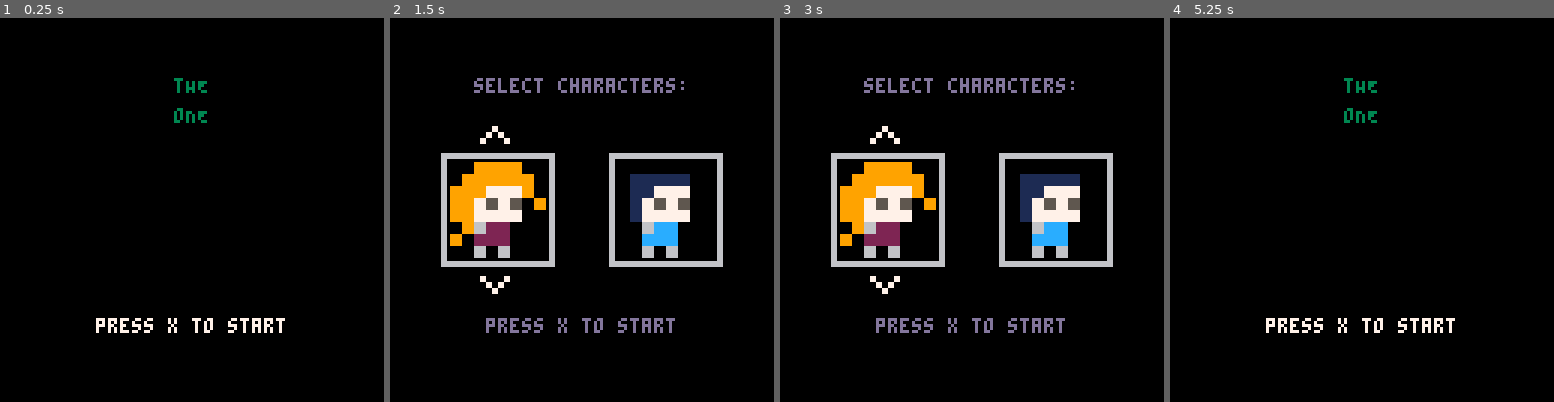
Above: before the commit, frames 1-4 (left to right).
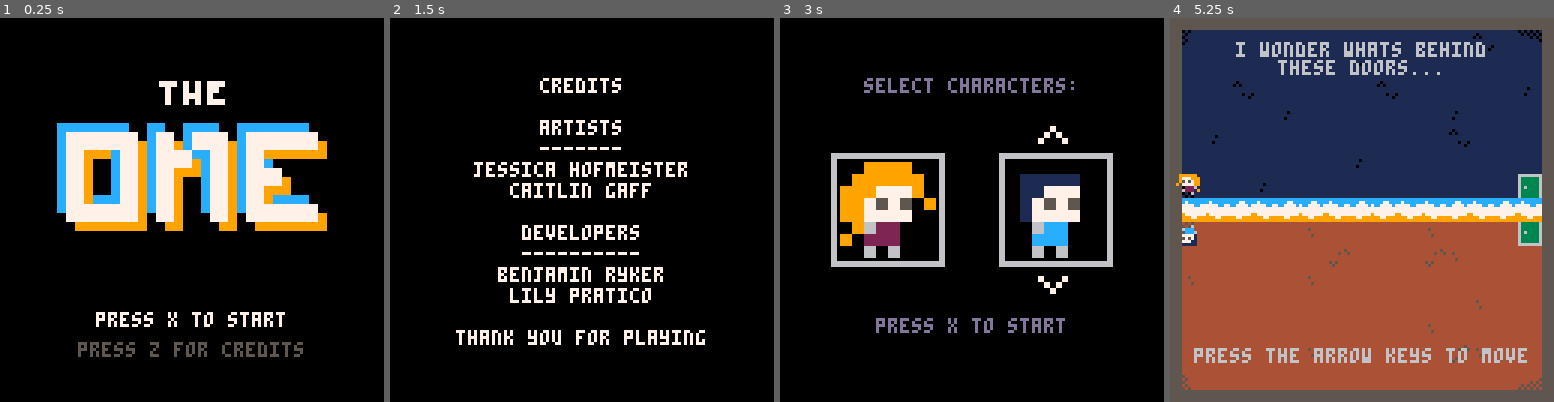
Above: after the commit, the same moments.

Repository: lpratico/a_curious_amalgam
Game: PICO-8 cartridge game.p8
Same seed, same stepped clock (60 frames per second), same inputs: the game is played once before the commit and once after it.
Inputs:
- Up to frame 1 (0.25 s): no input
- Up to frame 2 (1.5 s): tap O (Z key) at 0.33, 0.7, 1.43 s; tap X (X key) at 1.07 s
- Up to frame 3 (3 s): hold Left 1.97-2.37 s; tap X (X key) at 2.07, 2.4, 2.73 s; tap O (Z key) at 2.22 s; hold Down 2.42-2.82 s; hold Right from 2.87 s (still down)
- Up to frame 4 (5.25 s): tap X (X key) every 0.33 s from 3.07 to 5.07 s; tap O (Z key) at 3.1, 3.98, 4.87 s; release Right at 3.53 s; hold Up 3.58-4.08 s; hold Right 4.13-4.53 s; hold Down 4.58-5.08 s; hold Left from 5.13 s (still down)

The runs differ from the first frame. In frame 1, 19% of the frame differs, in the area x 14-86%, y 15-89%; in frame 2, 17%; in frame 3, 0.5%; in frame 4, 100%, in the area x 0-100%, y 0-100%.

Commit message:
Final version!

Diff:
--- a/game.p8
+++ b/game.p8
@@ -1,7 +1,8 @@
 pico-8 cartridge // http://www.pico-8.com
 version 18
 __lua__
-
+--the one
+--by benjamin, jessica, caitlin, and lily
 --constants
 
 playerheight = 7
@@ -29,6 +30,11 @@
     {{},{"sometimes i feel like","i run into a wall.", "is this what falling in love","feels like?"}},
     {{"we're getting close,", "i can sense it..."},{}},
     {{},{"the anticipation is so intense","i can hardly bear it!"}},
+    {{},{}},
+    {{},{}},
+    {{},{}},
+    {{},{}},
+    {{},{}},
     {{"it's you!"},{"i knew i'd find you!"}},
 }
 
@@ -298,12 +304,12 @@
 function drawtext(text)
     y = 8
     for i=1,#text[2] do
-        centertext(text[2][i], y, 7)
+        centertext(text[2][i], y, 6)
         y+=6
     end
     y = 110
     for i=#text[1],1,-1 do
-        centertext(text[1][i], y, 7)
+        centertext(text[1][i], y, 6)
         y-=6
     end
 
@@ -395,6 +401,9 @@
     elseif (level.state == "m") then --main menu
         if (btnp(5)) then
             level.state = "c"
+        end
+        if (btnp(4)) then
+            level.state = "e"
         end
     elseif (level.state == "c") then --character selection
         if(btnp(5)) then
@@ -585,7 +594,7 @@
         centertext("happily ever after", 28, 7)
         centertext("the end", 50, 7)
     elseif(level.state == "e") then --end credits
-        rectfill(0,0,127,127, 1)
+        rectfill(0,0,127,127, 0)
         y = 20
         for i=1,#credits do
             centertext(credits[i], y, 7)
@@ -593,10 +602,14 @@
         end
     elseif (level.state == "m") then --main menu
         rectfill(0,0,127,127,0)
-        print("tHE", 58, 20, 3)
-        print("oNE", 58, 30, 3)
-
-        print("press x to start", 32, 100, 7)
+        zspr(124, 53, 21, 2)
+        zspr(125, 69, 21, 2)
+        zspr(122, 19, 35, 6)
+        zspr(123, 67, 35, 6)
+        zspr(120, 22, 38, 6)
+        zspr(121, 70, 38, 6)
+        centertext("press x to start", 98, 7)
+        centertext("press z for credits", 108, 5)
 
     elseif (level.state == "p") then --pause menu
         rectfill(15,15,112,112,0)
@@ -747,8 +760,163 @@
 
 
 
+…(155 lines of a section not shown)…
 __gff__
-0000000000000000000000000000000000000000000000000000000000000000000000000000000000000000000000000008080000000000000000000000000000010101010101010101010101010101010101010101010101010101010101010101010101010101010202020204040404040404040404000000000000000000
+0001000000000000000000000000000000000000000000000000000000000000000000000000000000000000000000000008080000000000000000000000000000010101010101010101010101010101010101010101010101010101010101010101010101010101010202020204040404040404040404000000000000000202
 0000000000000000000000000000000000000000000000000000000000000000000000000000000000000000000000000000000000000000000000000000000000000000000000000000000000000000000000000000000000000000000000000000000000000000000000000000000000000000000000000000000000000000
 __map__
 3539393939393939393939393839333539383939393939393839393939333539393939393939393938373939333539393939393939393939393939333539393939393739393939393939333538393939393939393939393839333539393939393839393939393939333939393939393939383939393939330000000000000000
@@ -766,47 +934,49 @@
 404040404040404040403e4040404040403e3f404040404040403e40404040403e403f4040404040403f3e40404040404040404040404040403e40404040403e40404040613d4040403e404040403e4040404040404040404040403e40403e40403f404059635a3d404040404040404040404040404040400000000000000000
 40403e40403e40404040403f3e4040403f4040404040404040404040404040404040403e404040403e403f40404040403f40404040403e40404040404040404040404040404040403e404040404040404040403f4040403e404040403f404040404040404040723d404040403f403e404040404040403e400000000000000000
 3c404040404040404040404040403a3c404040404040404040404040403a3c404040404040404040404040403a3c4040404040404040403f4040403a3c404040404040404040404040403a3c404040404040404040404040403a3c404040404040404040404040403a3c404040404040404040404040403a0000000000000000
-3539393939393939393939393939333539373939393939393939393939333539393939373939393939393739330000000000000000000000000000000000000000000000000000000000000000000000000000000000000000000000000000000000000000000000000000000000000000000000000000000000000000000000
-3939393939393939393937393939393938393939393939393739373938393939373938393939393939383939390000000000000000000000000000000000000000000000000000000000000000000000000000000000000000000000000000000000000000000000000000000000000000000000000000000000000000000000
-3937414236383939393938393939393939393739393939393938393937393937383939393739393939393739390000000000000000000000000000000000000000000000000000000000000000000000000000000000000000000000000000000000000000000000000000000000000000000000000000000000000000000000
-39394f5035393739393939393939393939393939393839393937393939383939373939393939393939393939380000000000000000000000000000000000000000000000000000000000000000000000000000000000000000000000000000000000000000000000000000000000000000000000000000000000000000000000
-3939504f39393939393939393938393939393939393939393939393937393939393939393939693639394836390000000000000000000000000000000000000000000000000000000000000000000000000000000000000000000000000000000000000000000000000000000000000000000000000000000000000000000000
-3939494a36393939393939393939393939393939393939393939393939393939396a3639434d4e4536394f35390000000000000000000000000000000000000000000000000000000000000000000000000000000000000000000000000000000000000000000000000000000000000000000000000000000000000000000000
-36393334353939393938393937386d3639396a36396936386a363769366d3639444d463633343434353949366d0000000000000000000000000000000000000000000000000000000000000000000000000000000000000000000000000000000000000000000000000000000000000000000000000000000000000000000000
-5555545554555455545554545554555455545455555454555554555455555455545554545554555454555554550000000000000000000000000000000000000000000000000000000000000000000000000000000000000000000000000000000000000000000000000000000000000000000000000000000000000000000000
-3d40404040406c6b6c6b6c404040724040406c3d406b3d406c3d406b3d72404059625b3d40403e58573a3b3c720000000000000000000000000000000000000000000000000000000000000000000000000000000000000000000000000000000000000000000000000000000000000000000000000000000000000000000000
-4040404040404040404040403e40404040404040404040404040404040404040404040404040403f66635a3d400000000000000000000000000000000000000000000000000000000000000000000000000000000000000000000000000000000000000000000000000000000000000000000000000000000000000000000000
-403e3f4040404040403e40403f40404040404040404040403e404040404040403e4040404040404040404040400000000000000000000000000000000000000000000000000000000000000000000000000000000000000000000000000000000000000000000000000000000000000000000000000000000000000000000000
-40403e404040404040404040403e40403e40403f404040404040404040404040403f4040404040404040403e400000000000000000000000000000000000000000000000000000000000000000000000000000000000000000000000000000000000000000000000000000000000000000000000000000000000000000000000
-404040403f40404040404040404040403e3f3e4040404040404040403e4040404040404040403f4040404040400000000000000000000000000000000000000000000000000000000000000000000000000000000000000000000000000000000000000000000000000000000000000000000000000000000000000000000000
-40404040404040403e40403f40404040403f404040404040404040403f40403f3f4040404040404040403e40400000000000000000000000000000000000000000000000000000000000000000000000000000000000000000000000000000000000000000000000000000000000000000000000000000000000000000000000
-3c404040404040404040404040403a3c404040404040404040404040403a40403e40404040404040404040403a0000000000000000000000000000000000000000000000000000000000000000000000000000000000000000000000000000000000000000000000000000000000000000000000000000000000000000000000
-…(29 lines of a section not shown)…
+3539393939393939393939393939333539373939393939393939393939333539393939373939393939393739333539393939393939393939393839333539393939393939393939393839333539393939393939393939393839333539393939393939393939393839333539393939393939393939393839330000000000000000
+3939393939393939393937393939393938393939393939393739373938393939373938393939393939383939393939393939393937393939393939393939393939393937393939393939393939393939393937393939393939393939393939393937393939393939393939393939393937393939393939390000000000000000
+3937414236383939393938393939393939393739393939393938393937393937383939393739393939393739393939383939393939383939393939373939383939393939383939393939373939383939393939383939393939373939383939393939383939393939373939383939393939383939393939370000000000000000
+39394f5035393739393939393939393939393939393839393937393939383939373939393939393939393939383939393937393939393939373939393939393937393939393939373939393939393937393939393939373939393939393937393939393939373939393939393937393939393939373939390000000000000000
+3939504f3939393939393939393839393939393939393939393939393739393939393939393969363939483639393739393939393939393938393939393739393939393941463938393939393739393939393939394c383939393937393939394739393947383939393937393939393939393939383939390000000000000000
+3939494a36393939393939393939393939393939393939393939393939393939396a3639434d4e4536394f353939393939393939373939393939393939393939393939375039393939393939393939393939373939394c39393939393939394c4f37393951423939393939393939393937393939393939390000000000000000
+36393334353939393938393937386d3639396a36396936386a363769366d3639444d463633343434353949366d363939373939394c6a39394b39396d3639393739393939496d4b39393939363939373939393939393939394c6d36393939444d52696a6d4b51463939363939373939393939313939396d390000000000000000
+5555545554555455545554545554555455545455555454555554555455555455545554545554555454555554555454555455555455555454555455545454555455555455555454555455545454555455555455555454555455545454555455555455555454555455545454555455555455545454555455540000000000000000
+3d40404040406c6b6c6b6c404040724040406c3d406b3d406c3d406b3d72404059625b3d40403e58573a3b3c723d404040403e616b6c6040726140403d404040403e6140405c3e404040403d4040405663574040403e404040403d40404056576b6c6b5c3e407240403d404040403e404040323e404072400000000000000000
+4040404040404040404040403e40404040404040404040404040404040404040404040404040403f66635a3d404040404040403f4040403f3e4040404040404040403f61405e3f3e404040404040406468654040403f3e404040404040406667404040643f3e5c40404040404040403f4040403f3e4040400000000000000000
+403e3f4040404040403e40403f40404040404040404040403e404040404040403e4040404040404040404040403e404040403e4040404040404040403e404040403e4040407240404040403e40404064686540404040404040403e4040404059635b405f40405e40403e404040403e4040404040404040400000000000000000
+40403e404040404040404040403e40403e40403f404040404040404040404040403f4040404040404040403e404040404040404040404040403e40404040404040406140404040403e40404040404066636740404040403e40404040404040404040404040403e40404040404040404040404040403e40400000000000000000
+404040403f40404040404040404040403e3f3e4040404040404040403e4040404040404040403f404040404040404040404040404040403e40404040404040404040404040403e40404040404040404072404040403e40404040404040404040404040403e40404040404040404040404040403e404040400000000000000000
+40404040404040403e40403f40404040403f404040404040404040403f40403f3f4040404040404040403e404040403e40403e40404040403f3e404040403e40403e40404040403f3e404040403e40403e40404040403f3e404040403e40403e40404040403f3e404040403e40403e40404040403f3e40400000000000000000
+3c404040404040404040404040403a3c404040404040404040404040403a40403e40404040404040404040403a3c404040404040404040404040403a3c404040404040404040404040403a3c404040404040404040404040403a3c404040404040404040404040403a3c404040404040404040404040403a0000000000000000
+3539393939393939393939393839333539393939393939393939393839330000000000000000000000000000000000000000000000000000000000000000000000000000000000000000000000000000000000000000000000000000000000000000000000000000000000000000000000000000000000000000000000000000
+3939393939393937393939393939393939393939393937393939393939390000000000000000000000000000000000000000000000000000000000000000000000000000000000000000000000000000000000000000000000000000000000000000000000000000000000000000000000000000000000000000000000000000
+…(29 lines of a section not shown)…
Not shown, changed: 171 lines of the sprite sheet (__gfx__) section of game.p8
Not shown, changed: the thumbnail (__label__) section of game.p8
